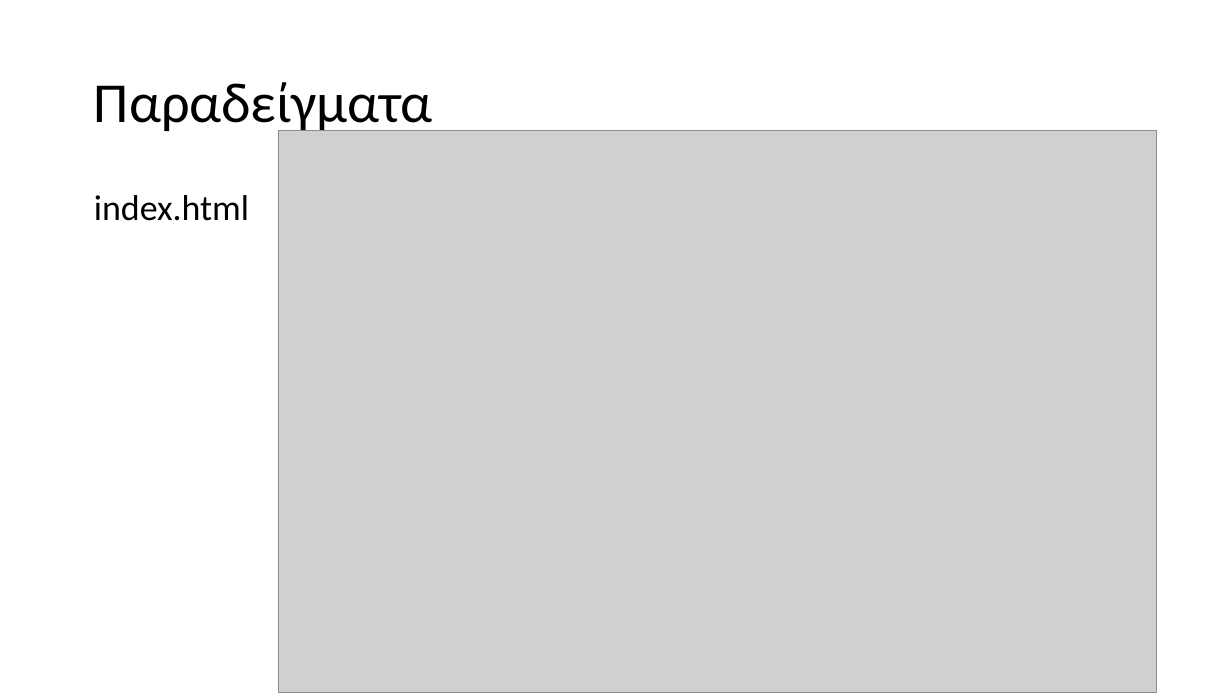
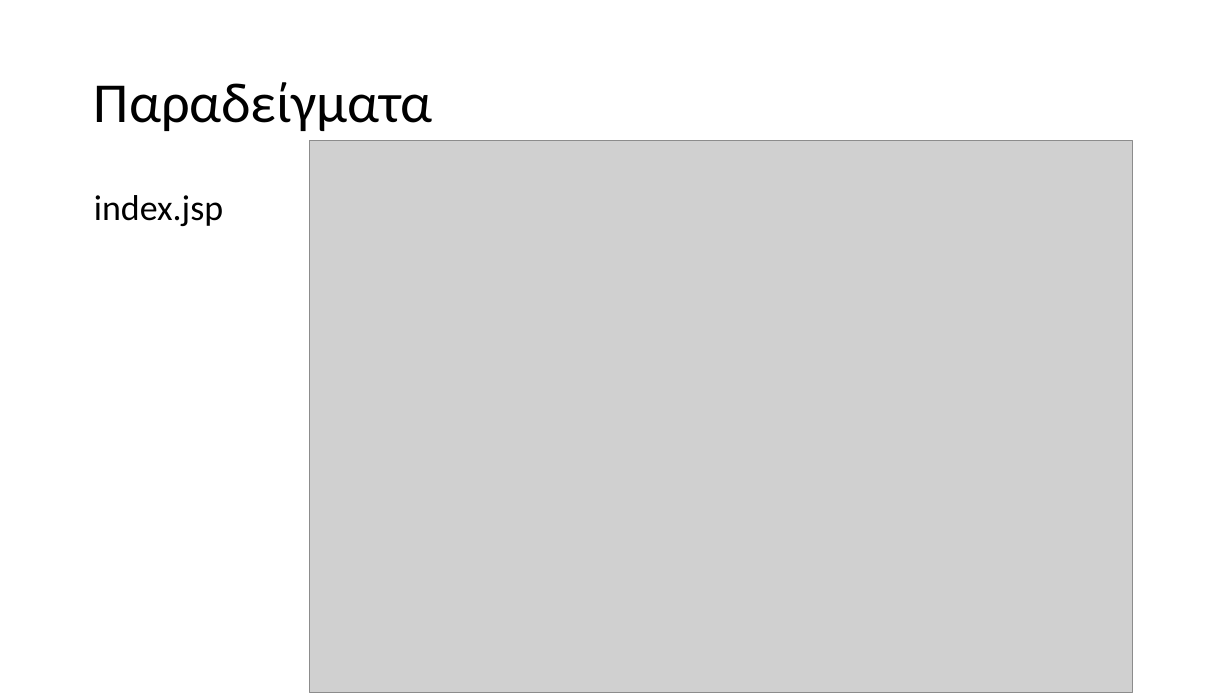
Before and after one commit to el17408/appathon-project, a slide deck: slide 7 of documentation/IaA_Project_Ρούσσης_Δημήτριος_el17408.pptx (slide 8 before the commit). Drawn at 1232x693 pixels with LibreOffice and Linux fonts; fonts in the diff are those of the drawing; grey boxes stand for pictures. Boxes give left, top, right and bottom in pixels: in the first picture for what was removed or moved away, otherwise in the second. Text is boxed around its words. In the diff, an @@ line names an element or a change of style, - is before the commit and + after.

```diff
--- a/documentation/IaA_Project_Ρούσσης_Δημήτριος_el17408.pptx
+++ b/documentation/IaA_Project_Ρούσσης_Δημήτριος_el17408.pptx
@@ picture: place and size @@
-picture at box(279, 130, 1157, 693)
+picture at box(310, 140, 1132, 693)
@@ text at box(94, 195, 223, 226): text changed @@
-index.html
+index.jsp
```
Also in this commit, not shown: 5 other slides changed, 1 slide removed, 1 other file.
